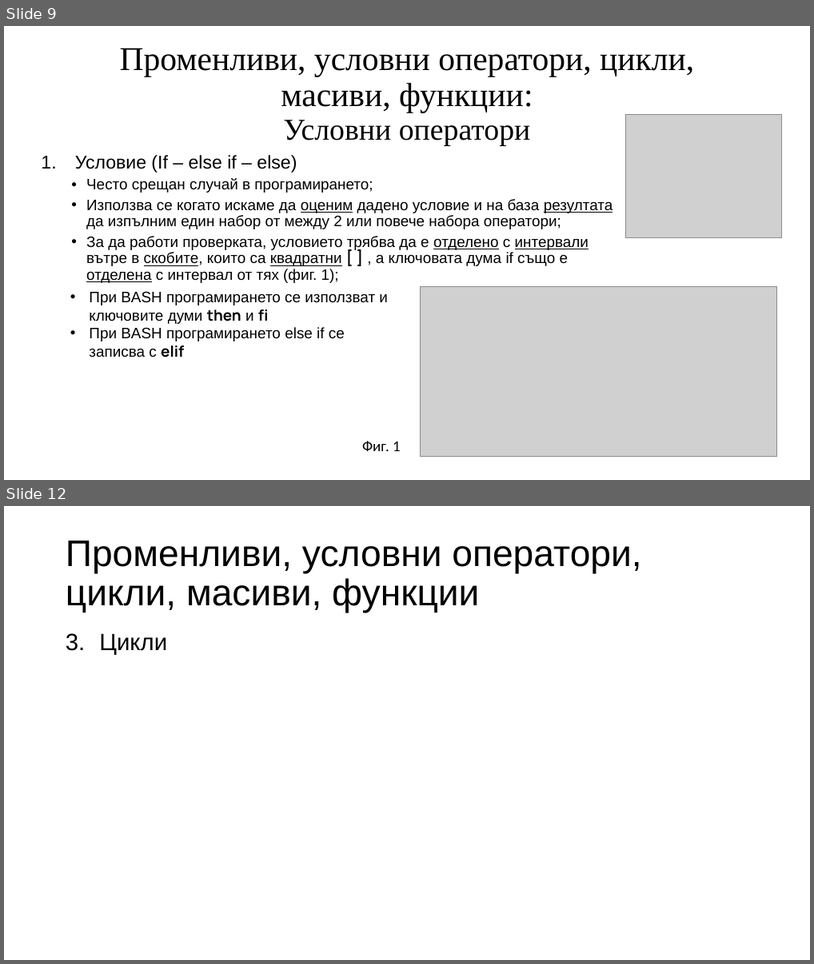
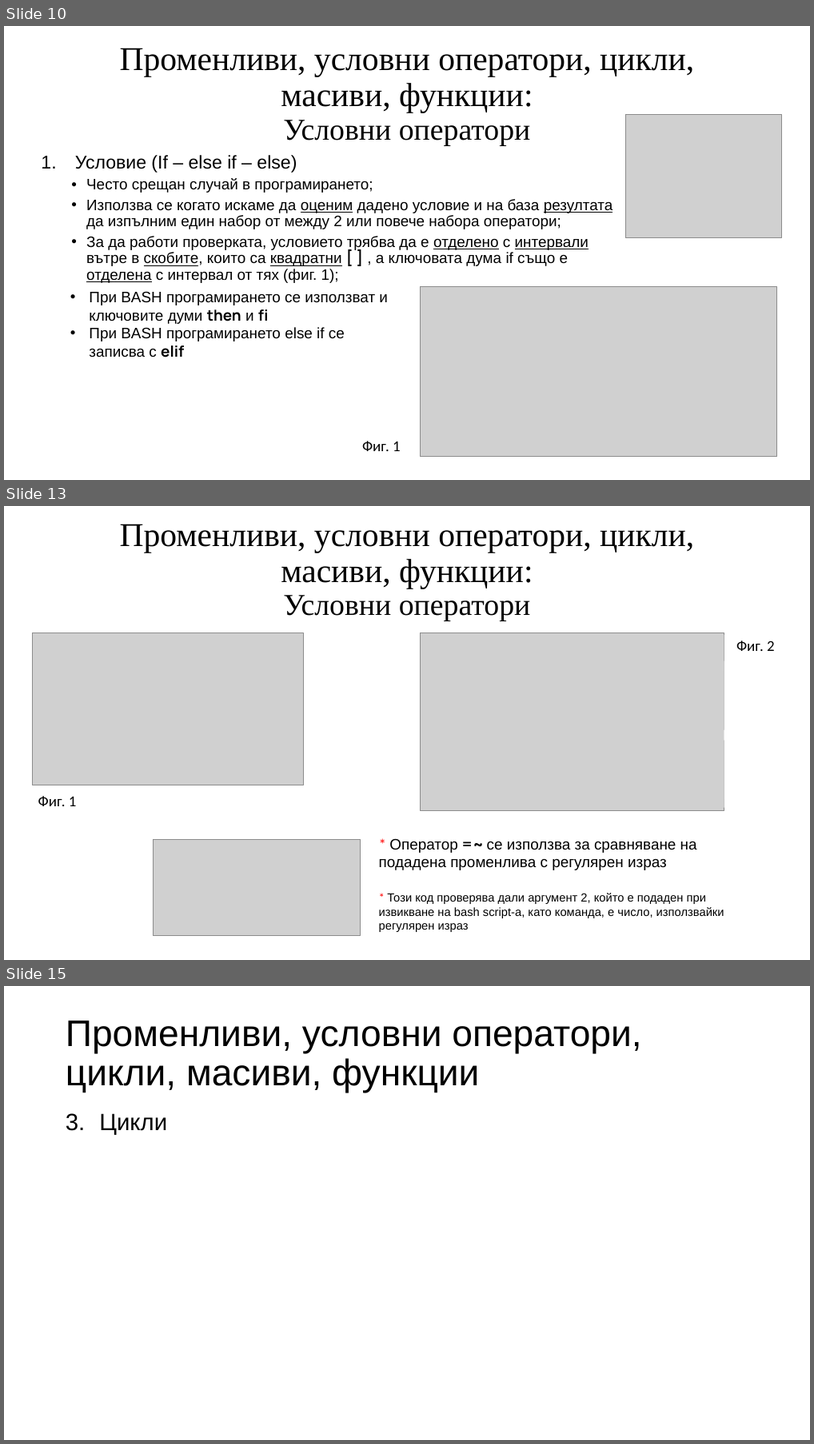
Before and after one commit to Rokyuto/School, a slide deck: Operating Systems/19205.pptx. Shown one above the other, each under a label of ours: slides 9 and 12 before the commit, slides 10, 13 and 15 after it; the slides between them are not shown. The pictures are 814x964 and 814x1444 pixels, drawn with LibreOffice and Linux fonts; fonts in the diff are those of the drawing; grey boxes stand for pictures. Boxes give left, top, right and bottom in pixels: in the first picture for what was removed or moved away, otherwise in the second. Text is boxed around its words. In the diff, an @@ line names an element or a change of style, - is before the commit and + after.

```diff
--- a/Operating Systems/19205.pptx
+++ b/Operating Systems/19205.pptx
@@ slide 13 added at [4,506,810,960], background #FFFFFF @@
@@ title added at [120,524,694,621], 39.6 pt, text #000000 @@
+Променливи, условни оператори, цикли, масиви, функции:
+Условни оператори
@@ picture added at [33,633,303,785] @@
@@ picture added at [421,633,725,811] @@
@@ line added from (725, 635) to (725, 808), #E6E6E6 0.5 pt @@
@@ text added at [737,640,775,651], 18 pt, text #000000 @@
+Фиг. 2
@@ text added at [38,796,77,806], 18 pt, text #000000 @@
+Фиг. 1
@@ picture added at [153,840,361,935] @@
@@ text added at [379,838,698,870], 18 pt, text #000000 @@
+* Оператор =~ се използва за сравняване на подадена променлива с регулярен израз
@@ text added at [379,892,725,932], 14 pt, text #000000 @@
+* Този код проверява дали аргумент 2, който е подаден при извикване на bash script-а, като команда, е число, използвайки регулярен израз
@@ what was slide 9 is now slide 10 @@
@@ what was slide 12 is now slide 15 @@
```
Also in this commit, not shown: 2 slides changed, 2 other slides added, 2 other files.
